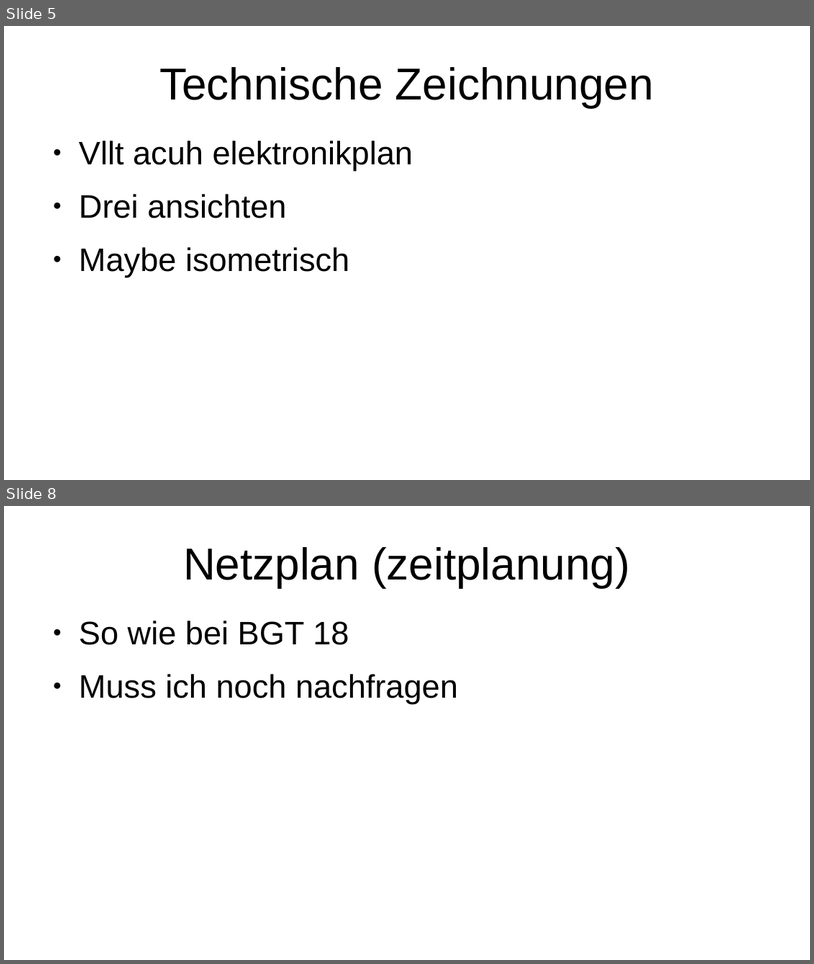
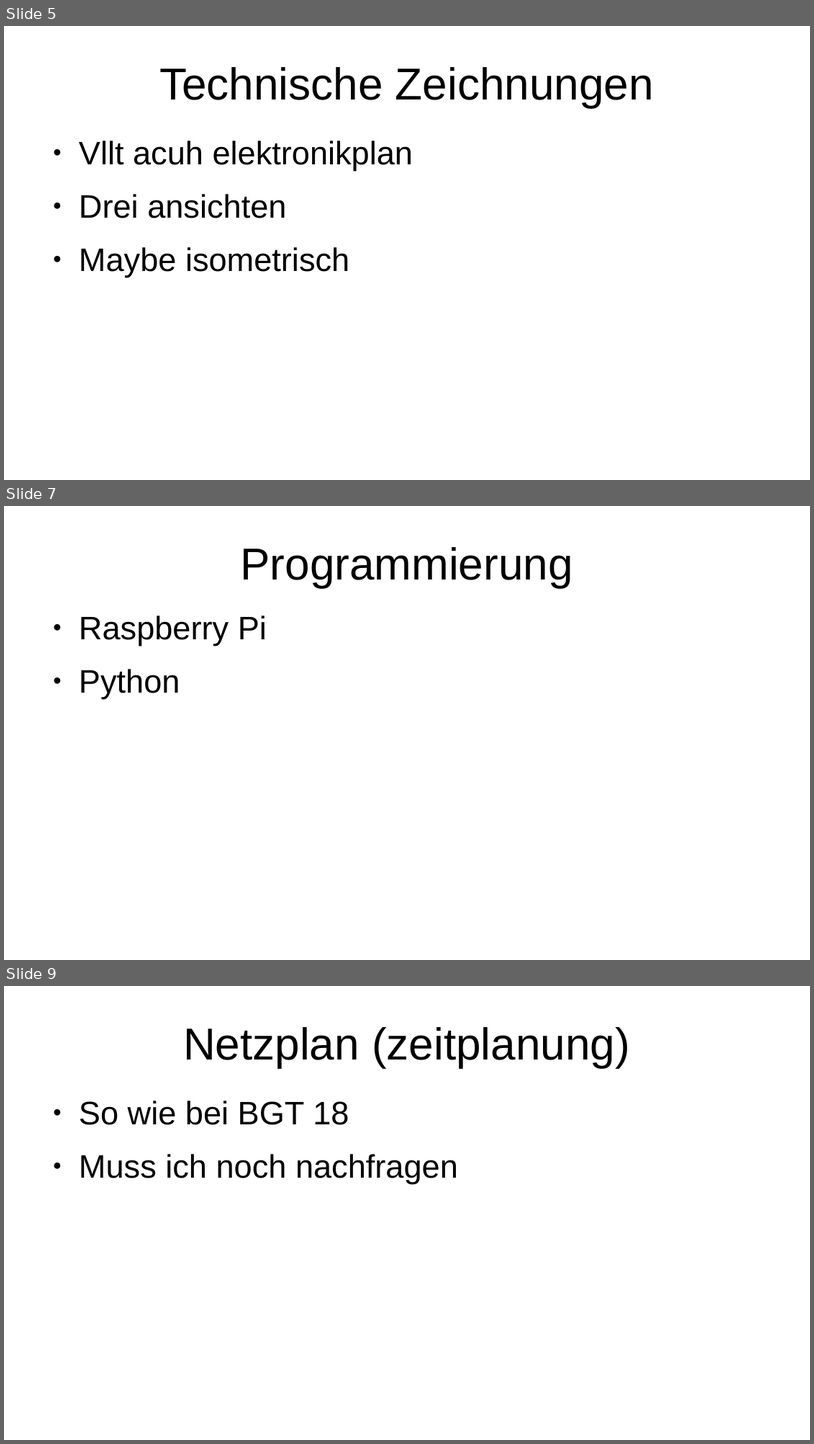
Before and after one commit to zauberwild/paamestia, a slide deck: doc/2020-12-16 Präsentation Projektvorhaben/Paamestia PPP.odp. Shown one above the other, each under a label of ours: slides 5 and 8 before the commit, slides 5, 7 and 9 after it; the slides between them are not shown. The pictures are 814x964 and 814x1444 pixels, drawn with LibreOffice and Linux fonts; fonts in the diff are those of the drawing. Boxes give left, top, right and bottom in pixels: in the first picture for what was removed or moved away, otherwise in the second. Text is boxed around its words. In the diff, an @@ line names an element or a change of style, - is before the commit and + after.

```diff
--- a/doc/2020-12-16 Präsentation Projektvorhaben/Paamestia PPP.odp
+++ b/doc/2020-12-16 Präsentation Projektvorhaben/Paamestia PPP.odp
@@ slide 7 added at [4, 506, 810, 960], background #FFFFFF @@
@@ title added at [241, 547, 574, 587], 44 pt, text #000000 @@
+Programmierung
@@ text added at [79, 615, 267, 698], 32 pt, text #000000 @@
+● Raspberry Pi
+● Python
@@ what was slide 8 is now slide 9 @@
```
Also in this commit, not shown: 5 other slides added, 5 slides removed.
